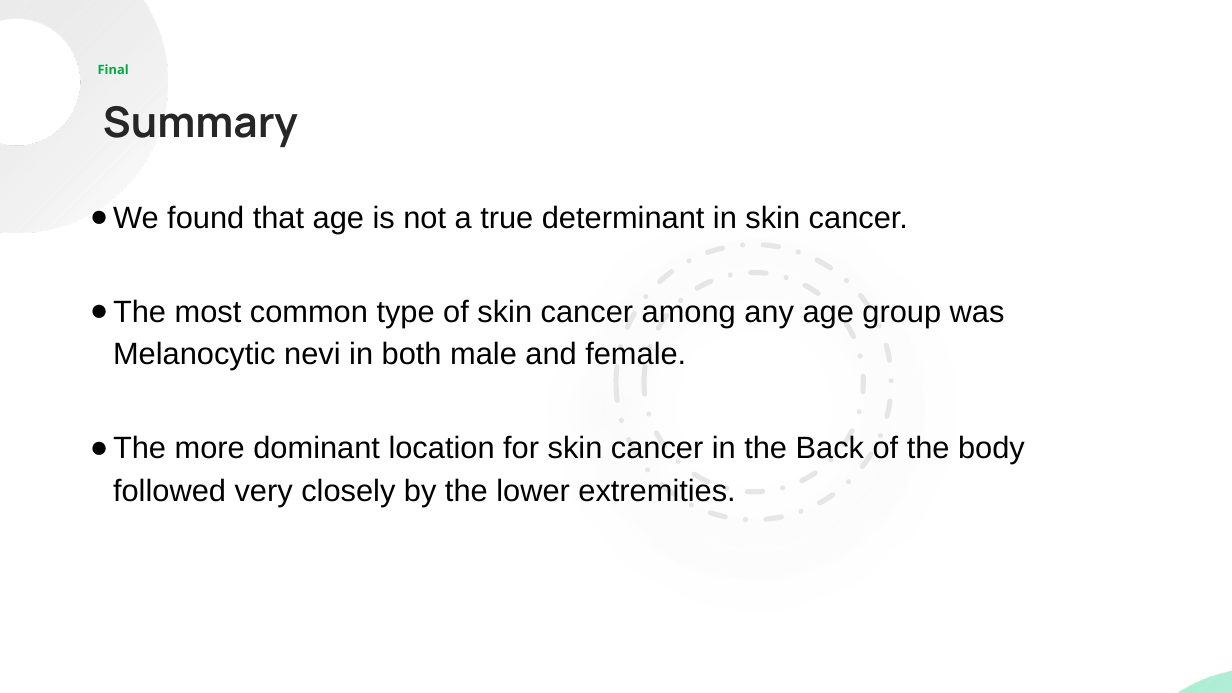
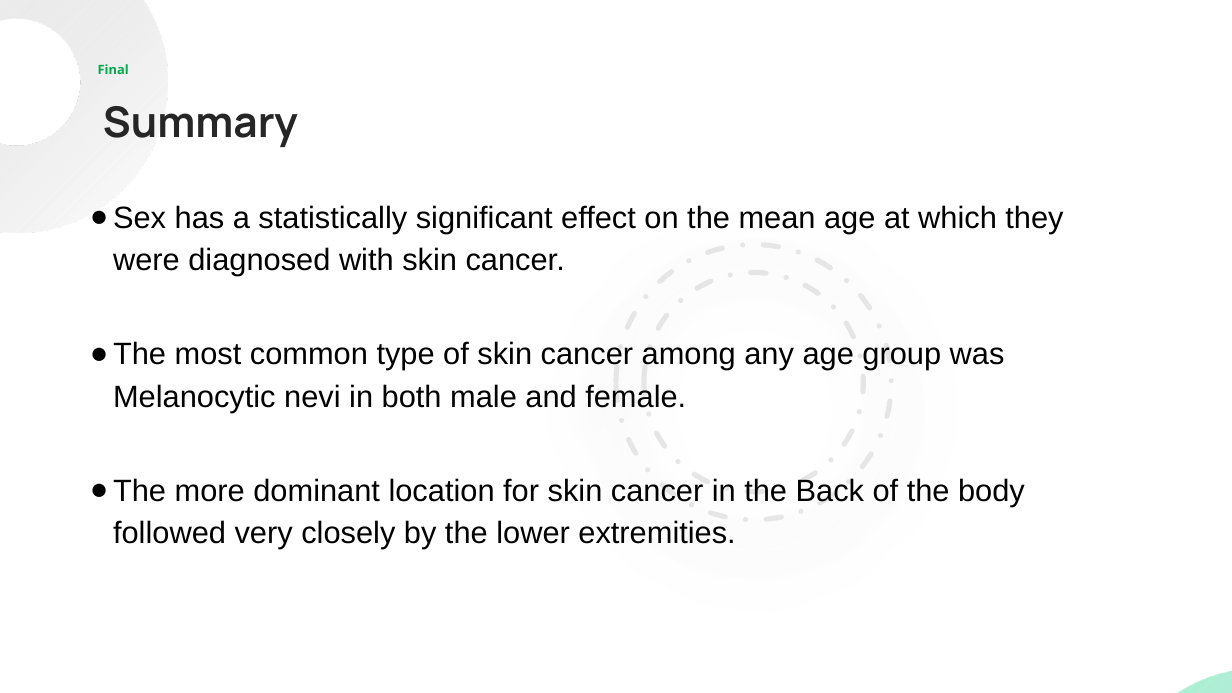
Before and after one commit to Mcusac/Project-1, a slide deck: slide 14 of Skin Cancer Final .pptx. Drawn at 1232x693 pixels with LibreOffice and Linux fonts; fonts in the diff are those of the drawing. Boxes give left, top, right and bottom in pixels: in the first picture for what was removed or moved away, otherwise in the second. Text is boxed around its words. In the diff, an @@ line names an element or a change of style, - is before the commit and + after.

```diff
--- a/Skin Cancer Final .pptx
+++ b/Skin Cancer Final .pptx
@@ text at [113,205,1063,276]: text changed @@
-● We found that age is not a true determinant in skin cancer.
+● Sex has a statistically significant effect on the mean age at which they were diagnosed with skin cancer.
```
